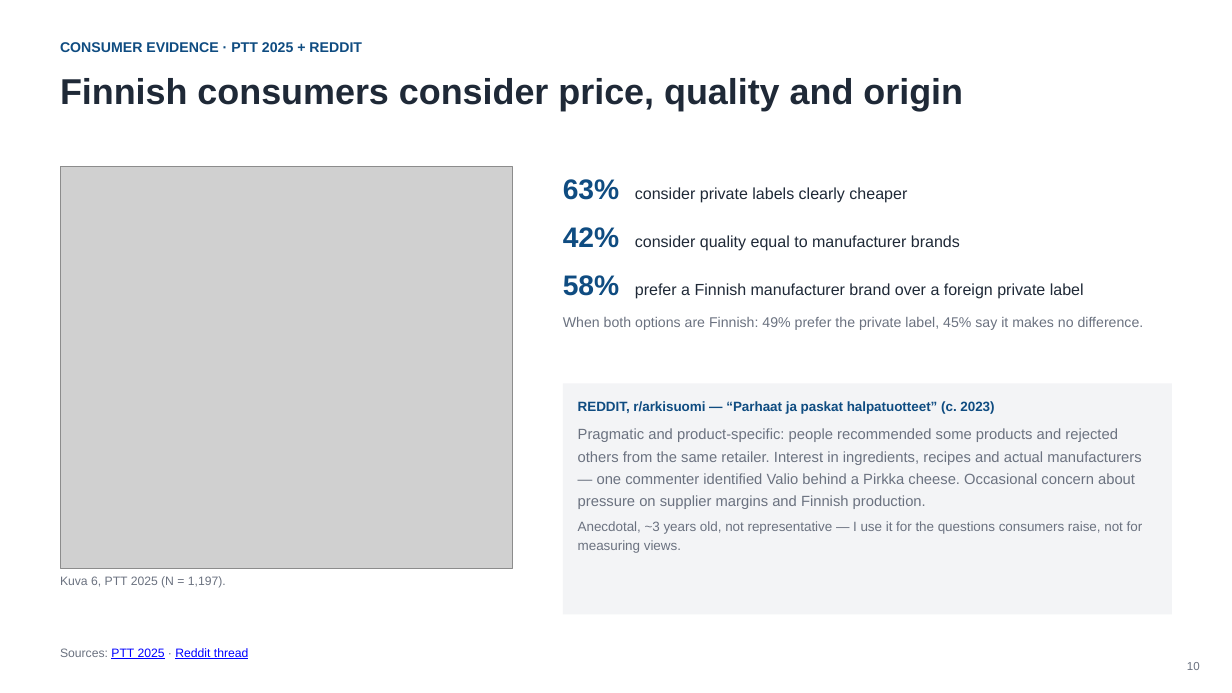
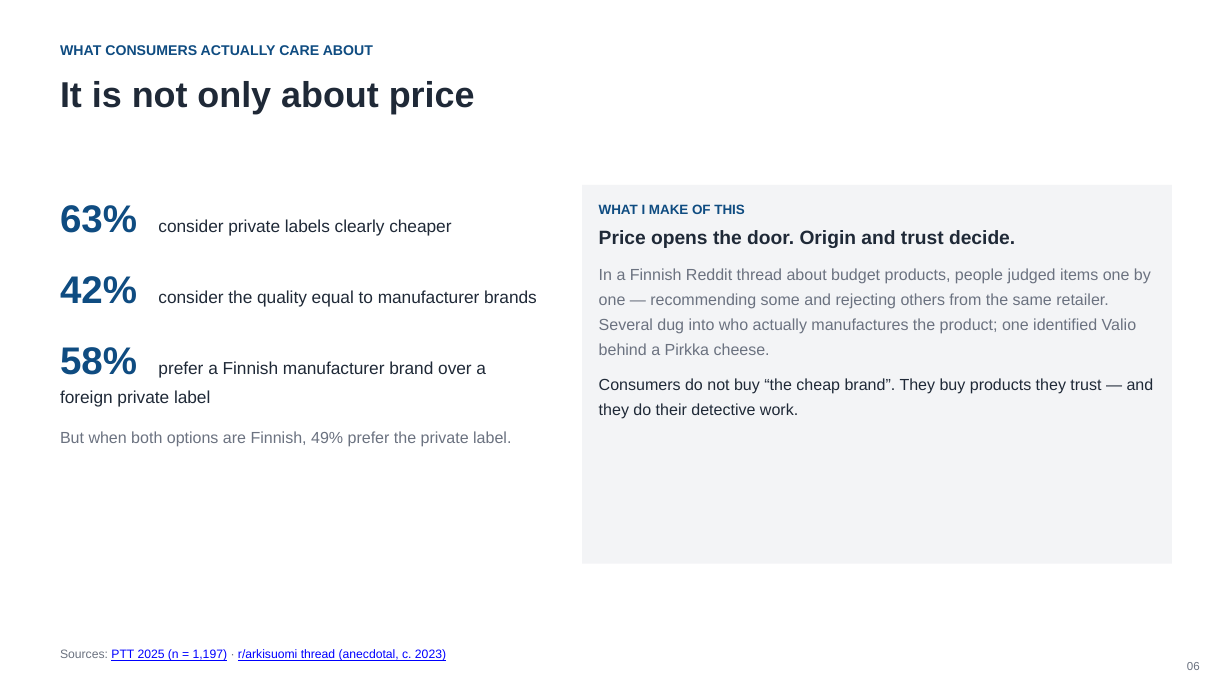
Before and after one commit to smyrnav/arcada-coursework, a slide deck: slide 6 of 2026-autumn/introduction-to-marketing/private-label-retail-analytics/presentation/presentation.pptx (slide 10 before the commit). Drawn at 1232x693 pixels with LibreOffice and Linux fonts; fonts in the diff are those of the drawing; grey boxes stand for pictures. Boxes give left, top, right and bottom in pixels: in the first picture for what was removed or moved away, otherwise in the second. Text is boxed around its words. In the diff, an @@ line names an element or a change of style, - is before the commit and + after.

```diff
--- a/2026-autumn/introduction-to-marketing/private-label-retail-analytics/presentation/presentation.pptx
+++ b/2026-autumn/introduction-to-marketing/private-label-retail-analytics/presentation/presentation.pptx
@@ text removed at (60,42,362,52) @@
-CONSUMER EVIDENCE · PTT 2025 + REDDIT
@@ text added at (60,45,373,55), 11 pt, text #0F4C81, bold @@
+WHAT CONSUMERS ACTUALLY CARE ABOUT
@@ text at (60,81,475,114): text changed @@
-Finnish consumers consider price, quality and origin
+It is not only about price
@@ picture removed at (60,166,512,568) @@
@@ text at (60,205,486,407): size 22 to 30 pt in "63%", "58%"; size 12.5 to 13.5 pt in "consider private labels clearly cheaper", "prefer a Finnish manufacturer brand over a ..."; line spacing 1.15 to 1.2; more space between paragraphs @@
@@ text "63% consider private labels clearly ...": place and size @@
-text "63% consider private labels clearly ..." at (563,179,1144,330)
+text "63% consider private labels clearly ..." at (60,205,537,446)
@@ rectangle: place and size @@
-rectangle at (563,384,1172,615)
+rectangle at (582,185,1172,564)
@@ text added at (599,204,1154,419), 12.5 pt, text #6B7280 @@
+WHAT I MAKE OF THIS
+Price opens the door. Origin and trust decide.
+In a Finnish Reddit thread about budget products, people judged items one by one — recommending some and rejecting others from the same retailer. Several dug into who actually manufactures the product; one identified Valio behind a Pirkka cheese.
+Consumers do not buy “the cheap brand”. They buy products they trust — and they do their detective work.
@@ text at (60,276,537,307): text changed; size 12.5 to 13.5 pt @@
-42% consider quality equal to manufacturer brands
+42% consider the quality equal to manufacturer brands
@@ text removed at (578,401,1143,553) @@
-REDDIT, r/arkisuomi — “Parhaat ja paskat halpatuotteet” (c. 2023)
-Pragmatic and product-specific: people recommended some products and rejected others from the same retailer. Interest in ingredients, recipes and actual manufacturers — one commenter identified Valio behind a Pirkka cheese. Occasional concern about pressure on supplier margins and Finnish production.
-Anecdotal, ~3 years old, not representative — I use it for the questions consumers raise, not for measuring views.
@@ text at (60,431,511,446): text changed; size 11 to 12.5 pt @@
-When both options are Finnish: 49% prefer the private label, 45% say it makes no difference.
+But when both options are Finnish, 49% prefer the private label.
@@ text removed at (60,576,226,588) @@
-Kuva 6, PTT 2025 (N = 1,197).
@@ text at (60,649,446,661): text changed @@
-Sources: PTT 2025 · Reddit thread
+Sources: PTT 2025 (n = 1,197) · r/arkisuomi thread (anecdotal, c. 2023)
@@ text at (1187,662,1200,670): text changed @@
-10
+06
```
Also in this commit, not shown: 4 other slides changed, 5 slides added, 9 slides removed, 2 other files.
